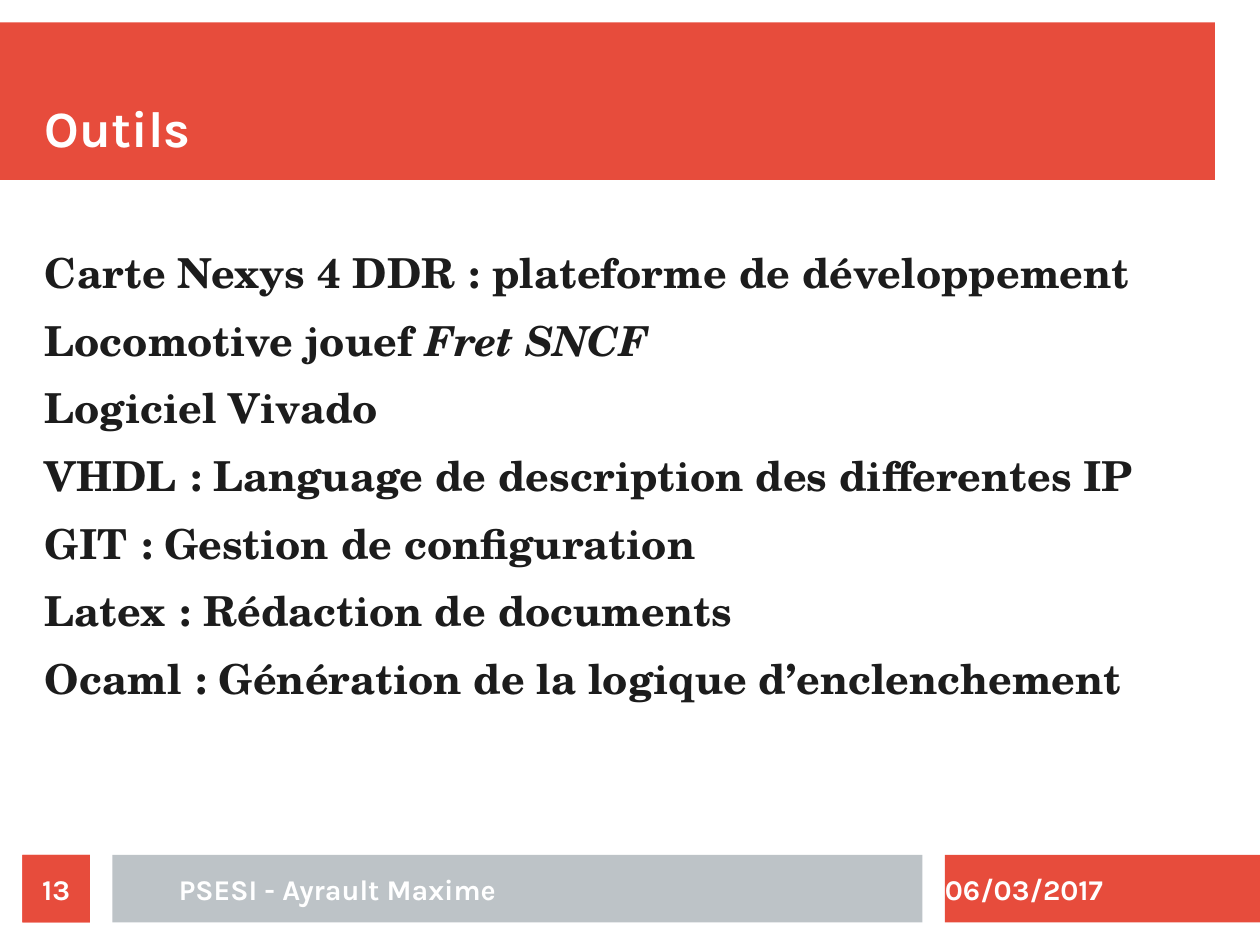
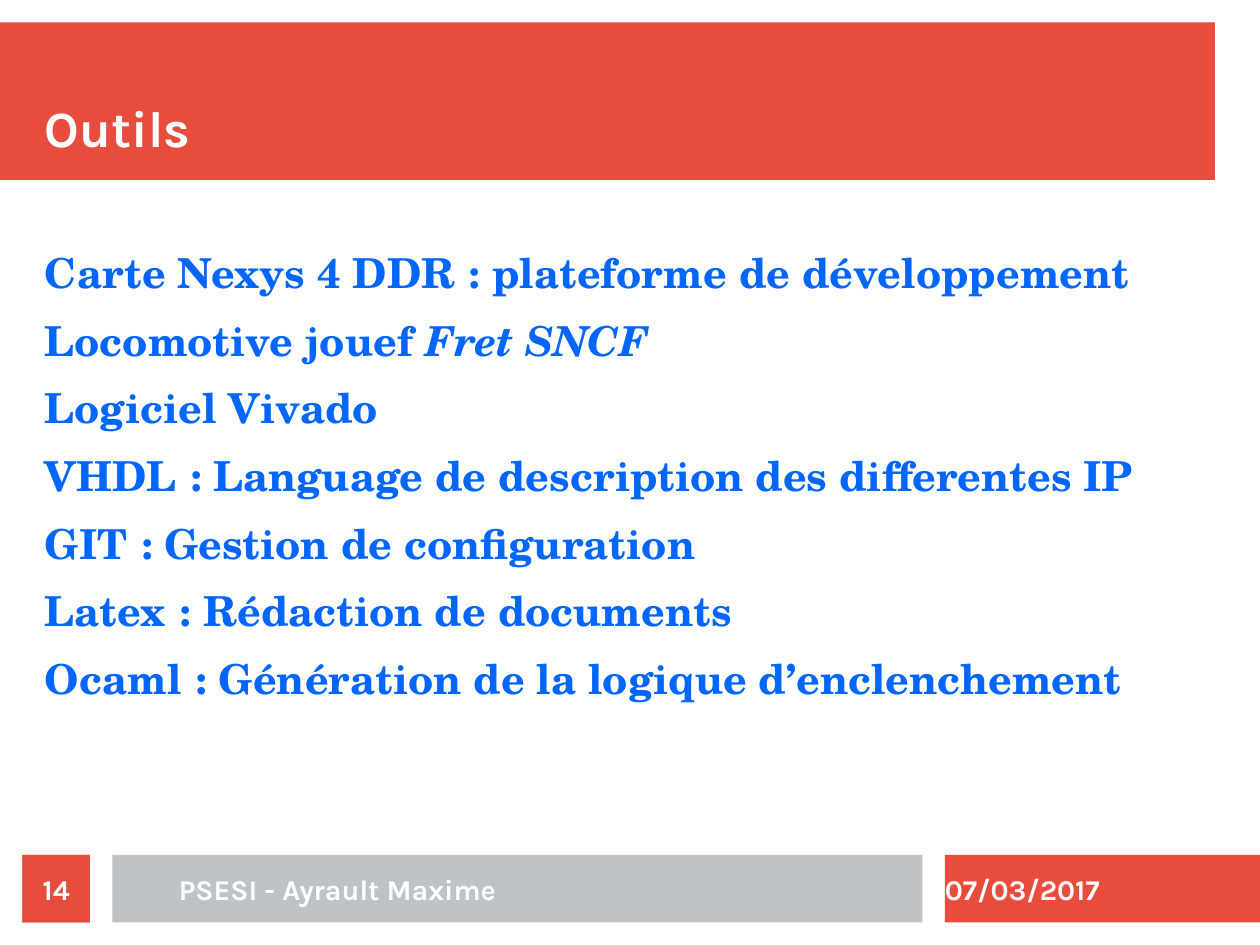
Before and after one commit to maximouth/CBI, a slide deck: slide 14 of Presentation/presentation.odp (slide 13 before the commit). Drawn at 1260x945 pixels with LibreOffice and Linux fonts; fonts in the diff are those of the drawing. Boxes give left, top, right and bottom in pixels: in the first picture for what was removed or moved away, otherwise in the second. Text is boxed around its words. In the diff, an @@ line names an element or a change of style, - is before the commit and + after.

```diff
--- a/Presentation/presentation.odp
+++ b/Presentation/presentation.odp
@@ text "Carte Nexys 4 DDR : ..." at (45, 257, 1134, 703): text colour #1C1C1C to #0066FF @@
@@ page number at (43, 881, 70, 900): text changed @@
-13
+14
@@ text at (945, 878, 1100, 903): text changed @@
-06/03/2017
+07/03/2017
```
Also in this commit, not shown: 19 other slides changed, 3 slides added.
